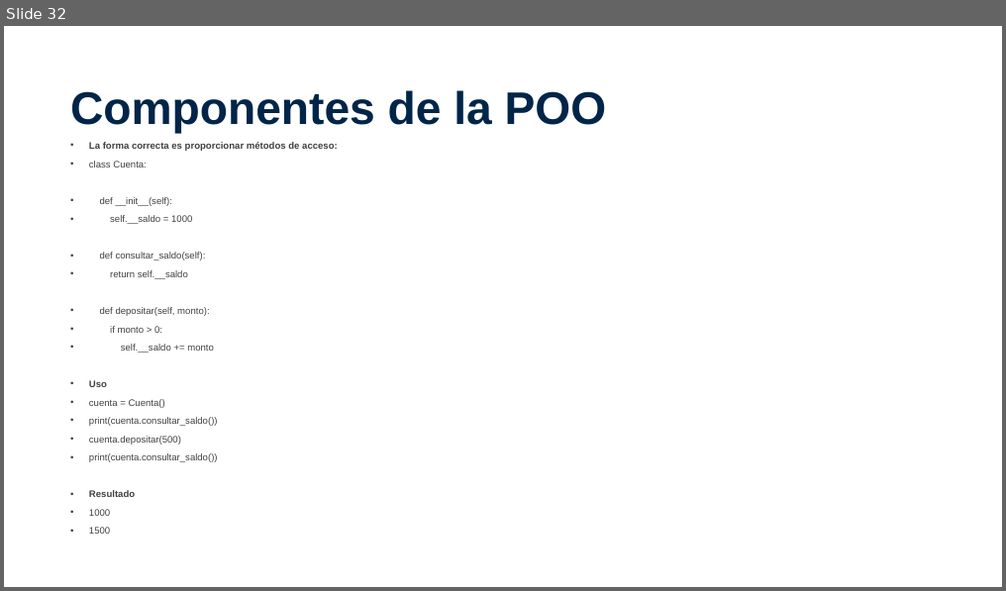
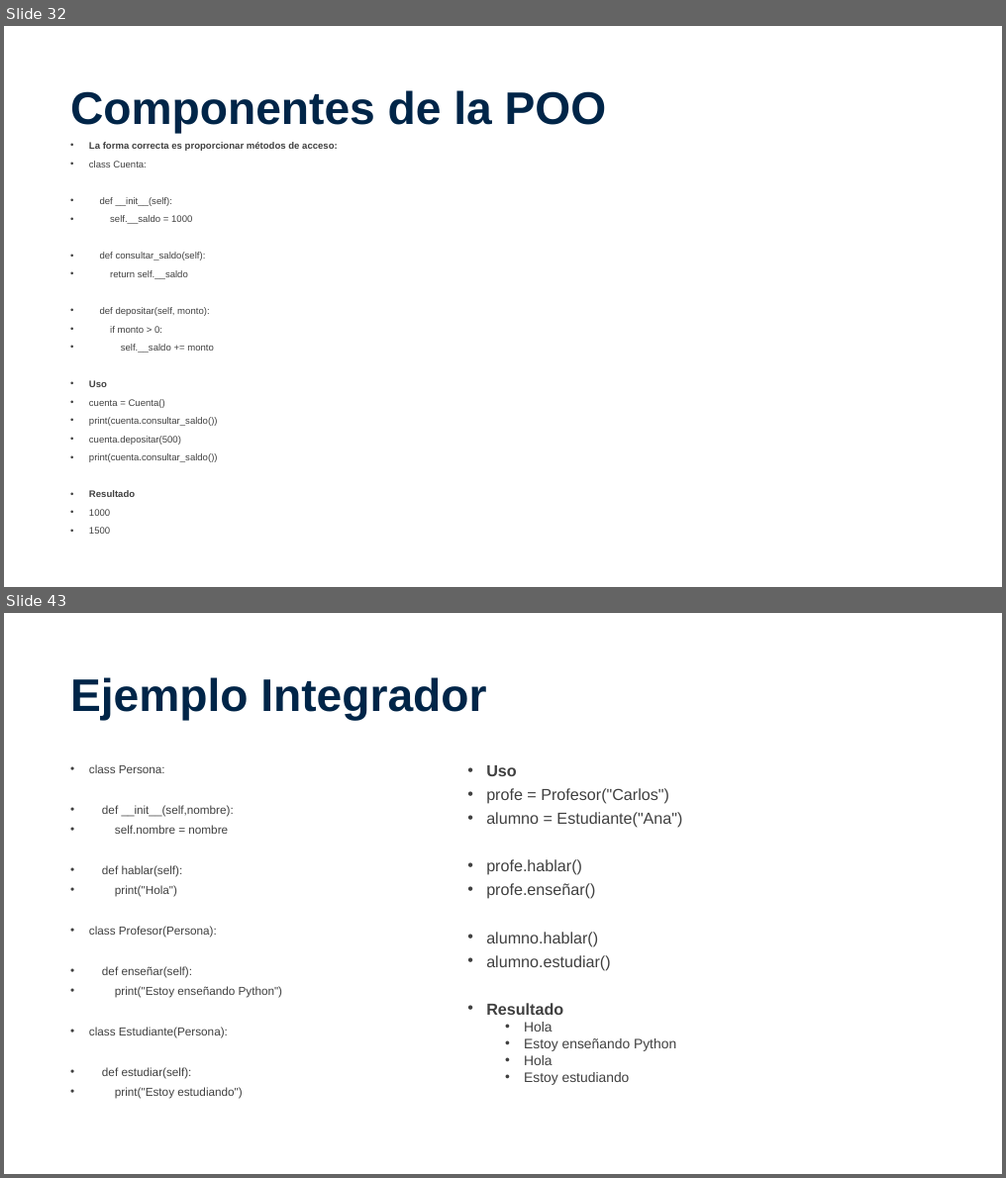
Before and after one commit to VictorBorquez-VBH/Taller-Programacion-Python-AIEP, a slide deck: POO_01.pptx. Shown one above the other, each under a label of ours: slide 32 before the commit, slides 32 and 43 after it; the slides between them are not shown. The pictures are 1006x591 and 1006x1178 pixels, drawn with LibreOffice and Linux fonts; fonts in the diff are those of the drawing; background and template pictures are left out. Boxes give left, top, right and bottom in pixels: in the first picture for what was removed or moved away, otherwise in the second. Text is boxed around its words. In the diff, an @@ line names an element or a change of style, - is before the commit and + after.

```diff
--- a/POO_01.pptx
+++ b/POO_01.pptx
@@ slide 43 added at <box>4,613,1002,1174</box>, background picture (left out) @@
@@ title added at <box>70,677,486,721</box>, 44 pt, text #002548, bold @@
+Ejemplo Integrador
@@ text added at <box>89,764,283,1099</box>, 11.2 pt, text #404040 @@
+• class Persona:
+• def __init__(self,nombre):
+• self.nombre = nombre
+• def hablar(self):
+• print("Hola")
+• class Profesor(Persona):
+• def enseñar(self):
+• print("Estoy enseñando Python")
+• class Estudiante(Persona):
+• def estudiar(self):
+• print("Estoy estudiando")
@@ text added at <box>486,765,682,1085</box>, 15.4 pt, text #404040 @@
+• Uso
+• profe = Profesor("Carlos")
+• alumno = Estudiante("Ana")
+• profe.hablar()
+• profe.enseñar()
+• alumno.hablar()
+• alumno.estudiar()
+• Resultado
+  • Hola
+  • Estoy enseñando Python
+  • Hola
+  • Estoy estudiando
```
Also in this commit, not shown: 1 slide changed, 12 other slides added, 1 slide removed, 7 other files.
